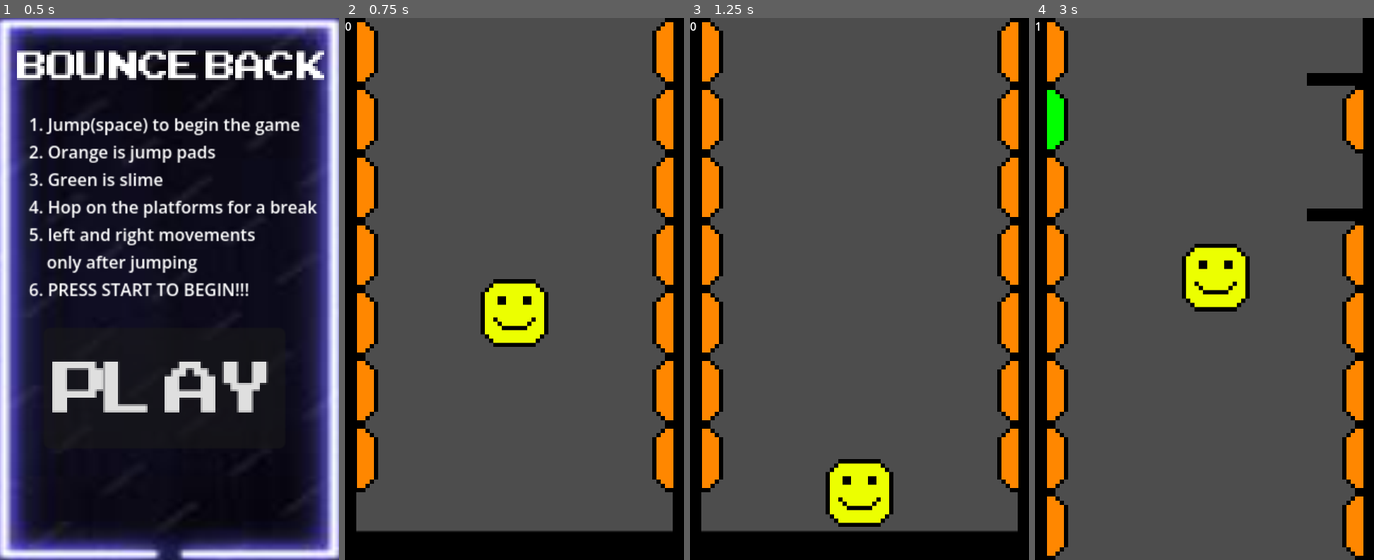
Above: before the commit, frames 1-4 (left to right).
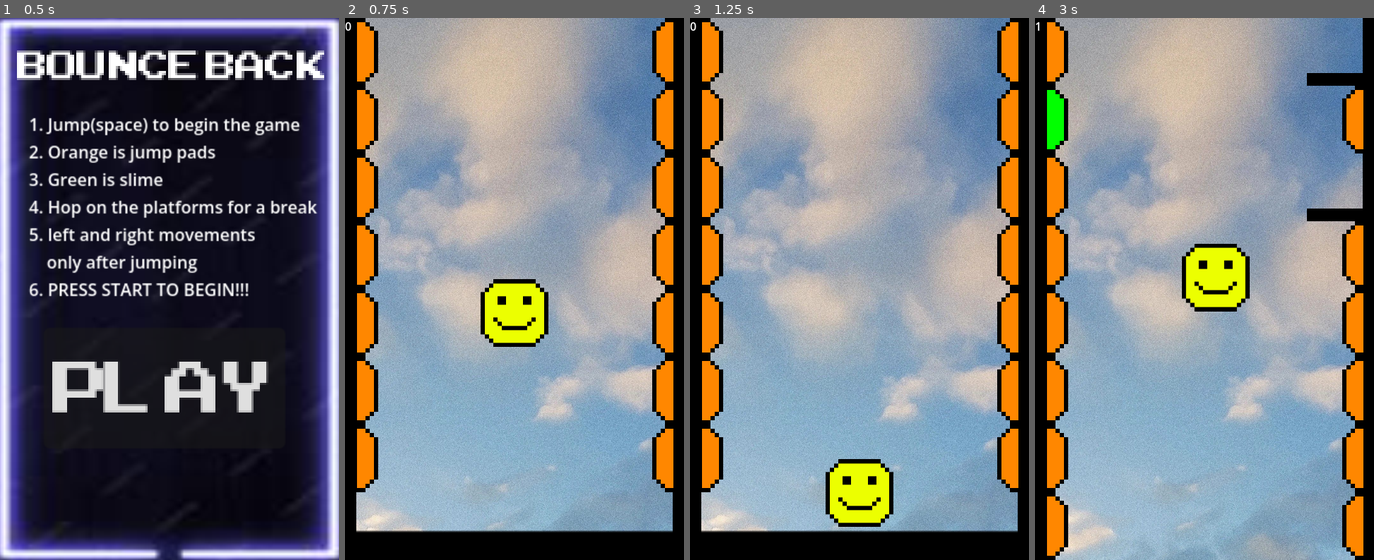
Above: after the commit, the same moments.

Repository: krazybaboon17/BounceBack
Game: Godot game, scene res://assets/scenes/main_menu.tscn
The game is run twice, just before and just after one commit, with the same random seed, the same clock (stepped at 60 frames per second) and the same inputs.
Inputs:
- Up to frame 1 (0.5 s): no input
- Up to frame 2 (0.75 s): click "Play" at 0.5 s
- Up to frame 3 (1.25 s): no input
- Up to frame 4 (3 s): hold Space (space) 1.28-2.03 s; hold Right (right) 1.28-2.78 s; tap Space (space) at 2.1 s; hold Left (left) from 2.78 s (still down); hold Space (space) from 2.78 s (still down)

Frame 1 is identical in both runs. In frame 2, 77% of the frame differs, in the area x 3-97%, y 0-95%; in frame 3, 77%; in frame 4, 81%, in the area x 6-97%, y 0-100%.

Commit message:
Background modified

Diff:
--- a/assets/main.tscn
+++ b/assets/main.tscn
@@ -2,6 +2,7 @@
 
 [ext_resource type="Script" uid="uid://j6fupwvsffab" path="res://assets/scripts/main.gd" id="1_06ig3"]
 [ext_resource type="PackedScene" uid="uid://bir3u3c7je65t" path="res://assets/scenes/player.tscn" id="2_2d37k"]
+[ext_resource type="Texture2D" uid="uid://c3nrmqxbfrabr" path="res://assets/images/skyBackground 22.jpg" id="3_ujfqy"]
 [ext_resource type="Script" uid="uid://c6de0aj6i4kg6" path="res://assets/canvas_layer.gd" id="4_836ik"]
 [ext_resource type="PackedScene" uid="uid://bv60yvwrt2ro6" path="res://assets/scenes/ground.tscn" id="6_m5usj"]
 [ext_resource type="PackedScene" uid="uid://bslk3gi0a3oko" path="res://assets/scenes/base_wall.tscn" id="8_tkxyu"]
@@ -12,6 +13,12 @@
 [node name="Main" type="Node2D" unique_id=842726938]
 script = ExtResource("1_06ig3")
 groundNode = ExtResource("6_m5usj")
+
+[node name="TextureRect" type="TextureRect" parent="." unique_id=2091465007]
+offset_right = 40.0
+offset_bottom = 40.0
+scale = Vector2(0.45, 0.45)
+texture = ExtResource("3_ujfqy")
 
 [node name="Die" type="Area2D" parent="." unique_id=803480815]
 
--- a/assets/scenes/main.tscn
+++ b/assets/scenes/main.tscn
@@ -1,6 +1,7 @@
-[gd_scene format=3 uid="uid://g7uiml8hs16i"]
+[gd_scene format=3 uid="uid://ytqxs36g85id"]
 
 [ext_resource type="Script" uid="uid://j6fupwvsffab" path="res://assets/scripts/main.gd" id="1_6rsl6"]
+[ext_resource type="Texture2D" uid="uid://c3nrmqxbfrabr" path="res://assets/images/skyBackground 22.jpg" id="3_etxf0"]
 [ext_resource type="PackedScene" uid="uid://bv60yvwrt2ro6" path="res://assets/scenes/ground.tscn" id="6_ytb86"]
 [ext_resource type="PackedScene" uid="uid://bir3u3c7je65t" path="res://assets/scenes/player.tscn" id="7_rin3v"]
 [ext_resource type="PackedScene" uid="uid://bslk3gi0a3oko" path="res://assets/scenes/base_wall.tscn" id="8_ahyqc"]
@@ -11,6 +12,13 @@
 [node name="Main2" type="Node2D" unique_id=842726938]
 script = ExtResource("1_6rsl6")
 groundNode = ExtResource("6_ytb86")
+
+[node name="TextureRect" type="TextureRect" parent="." unique_id=1430818537]
+offset_top = -4.9999995
+offset_right = 1080.0
+offset_bottom = 1915.0
+scale = Vector2(0.45, 0.45)
+texture = ExtResource("3_etxf0")
 
 [node name="Die" type="Area2D" parent="." unique_id=803480815]
 
